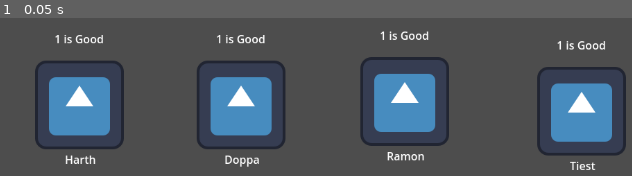
Above: before the commit, frame 1.
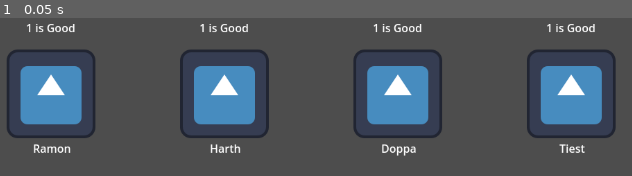
Above: after the commit, the same moment.

Repository: vbAarav/school-snatcher
Game: Godot game, scene res://Scenes/main.tscn
Two runs of this game, one before a commit and one after it. Both use one fixed random seed, a clock stepped at 60 frames per second and the inputs below. The engine's default icon, where the game draws it, is replaced by a stand-in: a white triangle on a blue panel in a dark square.
Inputs:
- Up to frame 1 (0.05 s): no input

The runs differ from the first frame. In frame 1, 23% of the frame differs, in the area x 1-100%, y 3-97%.

Commit message:
Added Student Manager Script

Diff:
--- a/Scenes/main.tscn
+++ b/Scenes/main.tscn
@@ -7,21 +7,7 @@
 
 [node name="StudentsManager" type="Node" parent="."]
 script = ExtResource("1_bo1nx")
-
-[node name="Student" parent="StudentsManager" instance=ExtResource("2_8gbba")]
-position = Vector2(191, 316)
-display_name = "Harth"
-
-[node name="Student2" parent="StudentsManager" instance=ExtResource("2_8gbba")]
-position = Vector2(424, 316)
-display_name = "Doppa"
-
-[node name="Student3" parent="StudentsManager" instance=ExtResource("2_8gbba")]
-position = Vector2(660, 311)
-display_name = "Ramon"
-
-[node name="Student4" parent="StudentsManager" instance=ExtResource("2_8gbba")]
-position = Vector2(915, 325)
-display_name = "Tiest"
+student_scene = ExtResource("2_8gbba")
+student_names = Array[String](["Ramon", "Harth", "Doppa", "Tiest"])
 
 [node name="UILayer" type="CanvasLayer" parent="."]
--- a/Scripts/student.gd
+++ b/Scripts/student.gd
@@ -7,7 +7,7 @@
 @onready var NameLabel = $Name
 
 # Variables
-@export var display_name: String
+@export var display_name: String = ""
 var role: Role
 var alignment: Role.StudentAlignment
 
--- a/Scripts/students_manager.gd
+++ b/Scripts/students_manager.gd
@@ -1,7 +1,26 @@
 extends Node
 class_name StudentsManager
+
+@export var student_scene: PackedScene
+@export var student_names: Array[String]
 
 var students: Array[Student]
 
 func _ready():
-	pass
+	create_students()
+	set_students_location()
+
+# Initalisation Functions
+func create_students():
+	for student_name in student_names:
+		var student_instance = student_scene.instantiate() as Student
+		if student_instance:
+			student_instance.display_name = student_name
+			add_child(student_instance)
+			students.append(student_instance)
+
+func set_students_location():
+	var x_offset = 0
+	for student in students:
+		student.position = Vector2(150 + x_offset, 300)
+		x_offset += 250
